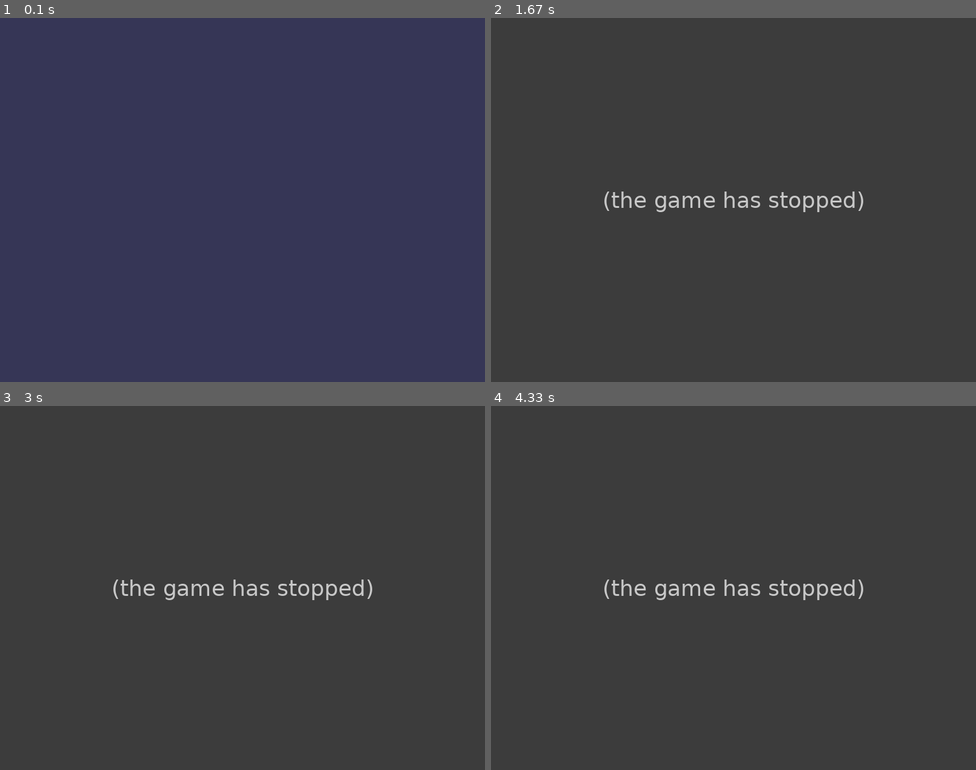
Above: before the commit, frames 1-4 (two rows, left to right).
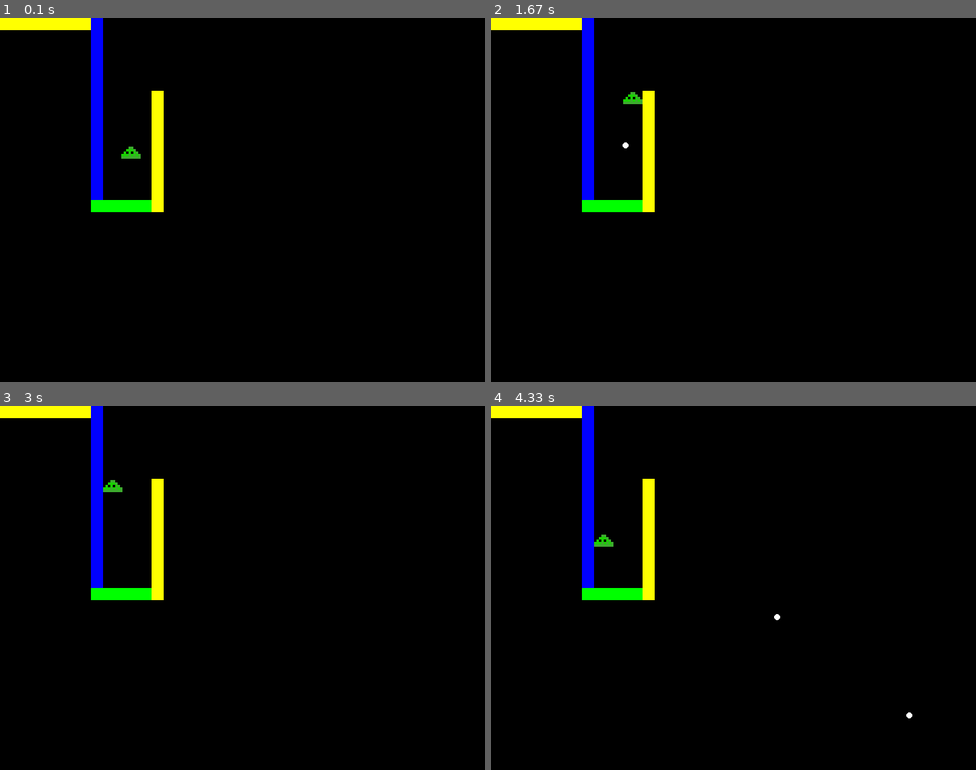
Above: after the commit, the same moments.

Repository: CS196Illinois/Group13-SP24
Game: pygame game, started from Final.py
The game is run twice, just before and just after one commit, with the same random seed, the same clock (stepped at 60 frames per second) and the same inputs.
Inputs (mouse positions are in pixels of both pictures, inside the frame that each line leads up to):
- Up to frame 1 (0.1 s): no input
- Up to frame 2 (1.67 s): click (733, 200) at 0.38 s; hold D 0.67-1.13 s; hold W 1.17-1.47 s; click (617, 203) at 1.55 s
- Up to frame 3 (3 s): click (291, 668) at 1.88 s; hold A from 2.67 s (still down)
- Up to frame 4 (4.33 s): release A at 3.2 s; hold S 3.23-3.53 s; click (912, 715) at 3.62 s; click (791, 620) at 3.95 s

The runs differ from the first frame. In frame 1, 100% of the frame differs, in the area x 0-100%, y 0-100%; in frame 2, 100%; in frame 3, 100%; in frame 4, 100%.
Error before the commit: AttributeError: 'Player' object has no attribute 'x' (Final.py line 188); the game stopped at 0.38 s (later frames are placeholders)

Commit message:
Combined enemeis.py and final.py

Diff:
--- a/Final.py
+++ b/Final.py
@@ -1,64 +1,36 @@
-import pygame
-import sys
-import math
-
-pygame.init()
-
-display = pygame.display.set_mode((800, 600))
-clock = pygame.time.Clock()
-
-# class Player:
-#     def __init__(self, x, y, width, height):
-#         self.x = x
-#         self.y = y
-#         self.width = width
-#         self.height = height
-#         self.direction = pygame.math.Vector2()
-#         self.speed = 7
-
-#     def main(self, display):
-#         #Drawing Character
-#         pygame.draw.rect(display, (255, 0, 0), (self.x, self.y, self.width, self.height))
-
-#         #Movement
-#         self.input()
-#         self.x += self.direction.x * self.speed
-#         self.y += self.direction.y * self.speed
-
-#     #Determining direction for movement
-#     def input(self):
-#         keys = pygame.key.get_pressed()
-
-#         if keys[pygame.K_w]:
-#             self.direction.y = -1
-#         elif keys[pygame.K_s]:
-#             self.direction.y = 1
-#         else:
-#             self.direction.y = 0
-
-#         if keys[pygame.K_d]:
-#             self.direction.x = 1
-#         elif keys[pygame.K_a]:
-#             self.direction.x = -1
-#         else:
-#             self.direction.x = 0
+import pygame, sys, math
+import random
+from random import randrange
+from pygame.locals import*
+
+
+#defining classes
+class StaticObstacle(pygame.sprite.Sprite):
+    def __init__(self,pos,size,groups,color):
+        super().__init__(groups)
+        self.image = pygame.Surface(size)
+        self.image.fill(color)
+        self.rect = self.image.get_rect(topleft = pos)
+        self.old_rect = self.rect.copy()
+
+vec = pygame.math.Vector2
 
 class Player(pygame.sprite.Sprite):
-    def __init__(self,groups,obstacles):
+    def __init__(self,groups,obstacles,x,y):
         super().__init__(groups)
         #image
         self.image = pygame.Surface((30,60))
         self.image.fill('blue')
         self.obstacles = obstacles
-
-        #position
-        self.rect = self.image.get_rect(topleft = (200,200))
-        self.old_rect = self.rect.copy()
-
-        #movement
-        self.pos = pygame.math.Vector2(self.rect.topleft)
+        self.pos = vec(x, y)
+        self.vel = vec(0, 0)
+        self.image = pygame.image.load('./Project/Kyle/img/blobLeft.png')
+        self.base_player_image = self.image
+        self.hitbox_rect = self.base_player_image.get_rect(center = self.pos)
+        self.rect = self.hitbox_rect.copy()
+
         self.direction = pygame.math.Vector2()
-        self.speed = 200
+        self.speed = 5
 
     def input(self):
         keys = pygame.key.get_pressed()
@@ -112,13 +84,15 @@
 
     def bordercollision(self,direction):
         #left or right
+
+        #A little buggy- fix if we have time
         if direction == 'horizontal':
             if self.rect.left <= 0:
                 self.rect.left = 0
                 self.direction.x *= -1
 
-            if self.rect.right >= 600:
-                self.rect.right = 600
+            if self.rect.right >= 800:
+                self.rect.right = 800
                 self.direction.x *= -1
 
         if direction == 'vertical':
@@ -126,22 +100,22 @@
                 self.rect.top = 0
                 self.direction.y *= -1
 
-            if self.rect.bottom >= 400:
-                self.rect.bottom = 400
+            if self.rect.bottom >= 600:
+                self.rect.bottom = 600
                 self.direction.y *= -1
 
-    def update(self,dt):
+    def update(self):
         self.old_rect = self.rect.copy()
         self.input()
 
         if self.direction.magnitude() != 0:
             self.direction = self.direction.normalize()
 
-        self.pos.x += self.direction.x * self.speed * dt
+        self.pos.x += self.direction.x * self.speed
         self.rect.x = round(self.pos.x)
         self.collisions('horizontal')
         self.bordercollision('horizontal')
-        self.pos.y += self.direction.y * self.speed * dt
+        self.pos.y += self.direction.y * self.speed
         self.rect.y = round(self.pos.y)
         self.collisions('vertical')
         self.bordercollision('vertical')
@@ -157,43 +131,126 @@
         self.x_vel = math.cos(self.angle) * self.speed
         self.y_vel = math.sin(self.angle) * self.speed
 
-    def main(self, display):
+
+    def update(self, screen):
         self.x -= int(self.x_vel)
         self.y -= int(self.y_vel)
 
-        pygame.draw.circle(display, (0, 0, 0), (self.x, self.y), 5)
-
+class Enemy(pygame.sprite.Sprite):
+    def __init__(self, position):
+         self.image = pygame.image.load('./Project/Kyle/img/blueOrb.png').convert_alpha()
+         # self.image = pygame.transform.rotozoom(self.image, 0, 2)
+         self.rect = self.image.get_rect()
+         self.rect.center = position
+         self.direction = pygame.math.Vector2()
+         self.vel = pygame.math.Vector2()
+         self.speed = (random.random() * 2) + 1
+
+         self.position = pygame.math.Vector2(position)
+
+    def render(self, surface):
+        surface.blit(self.image, self.position)
+
+    def chase(self):
+       player_vector = pygame.math.Vector2(player.pos)
+       enemy_vector = pygame.math.Vector2(self.rect.center)
+
+       distance = self.get_distance(player_vector, enemy_vector)
+       if distance > 0:
+           self.direction = (player_vector - enemy_vector).normalize()
+       else:
+           self.direction = pygame.math.Vector2()
+
+       self.vel = self.direction * self.speed
+       self.position += self.vel
+
+       self.rect.centerx = self.position.x
+       self.rect.centery = self.position.y
+
+    def get_distance(self, vector1, vector2):
+        return (vector1 - vector2).magnitude()
+
+    def update(self):
+        self.chase()
+
+
+pygame.init()
+
+#general setup
+SCREEN_WIDTH = 800
+SCREEN_HEIGHT = 600
+screen = pygame.display.set_mode((SCREEN_WIDTH, SCREEN_HEIGHT))
+
+#group setup
 all_sprites = pygame.sprite.Group()
 collision_sprites = pygame.sprite.Group()
-
-player = Player(all_sprites, collision_sprites)
+clock = pygame.time.Clock()
+
+#sprite setup
+StaticObstacle((0,0),(150,20),[all_sprites,collision_sprites],'yellow')
+StaticObstacle((150,0),(20,300),[all_sprites,collision_sprites],'blue')
+StaticObstacle((150,300),(100,20),[all_sprites,collision_sprites],'green')
+StaticObstacle((250,120),(20,200),[all_sprites,collision_sprites],'yellow')
+player = Player(all_sprites,collision_sprites, 200, 200)
+#ball = Ball(all_sprites,collision_sprites)
 player_bullets = []
 
 
-
-
+enemies = []
+
+s_width, s_height = screen.get_size()
+
+enemy_spawnpoints = [(50, 50), (s_width - 50, 50), (50, s_height - 50), (s_width - 50, s_height - 50)]
+
+enemy_clock = 0
+enemy_wait_time = random.randint(1, 7)
+
+#loop
 while True:
-    display.fill((54,54,86))
-
-    dt = 60
-
+
+    enemy_clock += 1
+
+    if enemy_clock >= enemy_wait_time * 60:
+        enemy_clock = 0
+        enemy_wait_time = random.randint(1, 7)
+        start_pos = random.randint(0, 3)
+        enemy = Enemy(enemy_spawnpoints[start_pos])
+        enemies.append(enemy)
+
+    #delta time
 
     mouse_x, mouse_y = pygame.mouse.get_pos()
-
+    #event loop
     for event in pygame.event.get():
         if event.type == pygame.QUIT:
+            pygame.quit()
             sys.exit()
         if event.type == pygame.MOUSEBUTTONDOWN:
             if event.button == 1:
-                new_bullet = PlayerBullet(player.x, player.y, mouse_x, mouse_y) #change
-                player_bullets.append(new_bullet)
-
-    player.update(dt)
+                new_bullet = PlayerBullet(player.rect.centerx, player.rect.centery, mouse_x, mouse_y)
+                player_bullets.append(new_bullet)  # Add the bullet to the sprite group
+
+# drawing and updating the screen
+
+    # for sprite in all_sprites.sprites():
+    #     pygame.draw.rect(screen,'orange',sprite.old_rect)
+
+    #drawing and updating the screen
+    screen.fill('black')
+    all_sprites.update()
+    all_sprites.draw(screen)
+
+    for i in range(0,len(enemies)):
+      enemies[i].update()
+      enemies[i].render(screen)
+
+    # Draw and update bullets
 
     for bullet in player_bullets:
-        bullet.main(display)
-
-
+        bullet.update(screen)
+        pygame.draw.circle(screen, (255, 255, 255), (int(bullet.x), int(bullet.y)), 5)
 
     clock.tick(60)
     pygame.display.update()
+
+pygame.quit()
--- /dev/null
+++ b/tempCodeRunnerFile.py
@@ -0,0 +1,2 @@
+    # for sprite in all_sprites.sprites():
+    #     pygame.draw.rect(screen,'orange',sprite.old_rect)
